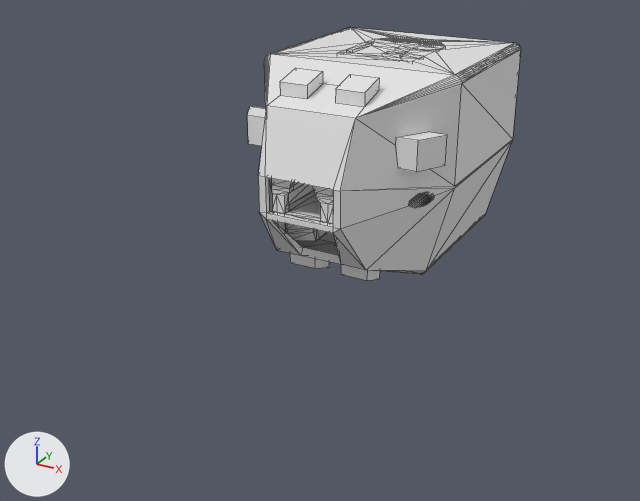
The Blender file dual/payloadN.blend as it was, and as the next commit left it.
Both versions are drawn from a camera (50 mm lens) standing at (26.2, -52.8, 20.6) and looking at (-3.0, 0.3, -5.9). The lights are fixed; the arrows at lower left show +X, +Y and +Z. The older version comes first. Mesh edges are drawn as thin lines.

In view in the first picture: 'payload', 'shell'.
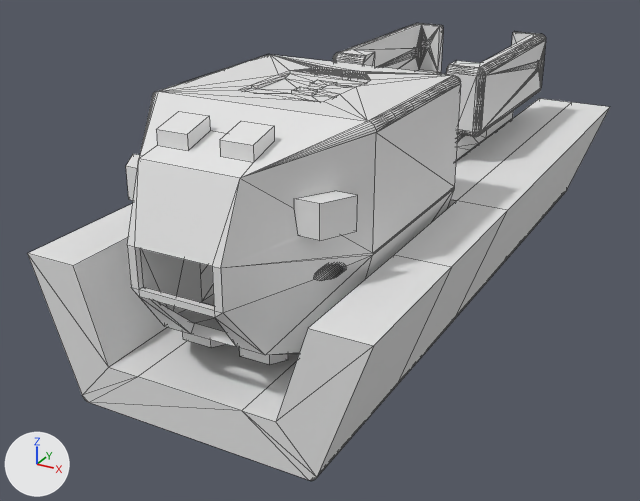
Pixel boxes [x1, y1, x2, y2] of what changed, in the pictures (640 x 501 px):
'shell.003', added
    after: [126, 54, 461, 365]
'rails', added
    after: [27, 98, 610, 480]
'shell', hidden
    before: [247, 28, 521, 280]
'payload', moved
    before: [272, 178, 336, 246]
    after: [333, 23, 546, 161]

The edits, one by one:
Mesh me_shell_004 is new.
It has 547 vertices, 781 faces and spans x -7.3..7.3, y -6.6..7.6, z -12.2..8.3.
Mesh me_protection_001 is new.
It has 122 vertices, 151 faces and spans x -11.0..11.0, y 0.6..9.6, z -1.0..49.0.
Object 'payload' (ob_payload) moves from (0.0, -4.5, 0.0) to (0.0, 3.2, 0.0).
Object 'shell' (ob_shell) moves from (0.0, 4.05, 1.71) to (0.0, 40.75, 1.71).
Object 'shell' (ob_shell) is now hidden.
Object 'shell.003' (ob_shell_003) is new; it shows me_shell_004.
Its location is (0.0, -8.4, 1.71).
Its rotation in degrees is (-90, 0, 0).
Object 'rails' (ob_rails) is new; it shows me_protection_001.
Its location is (0.0, -19.0, 0.6).
Its rotation in degrees is (-90, 0, 360).
